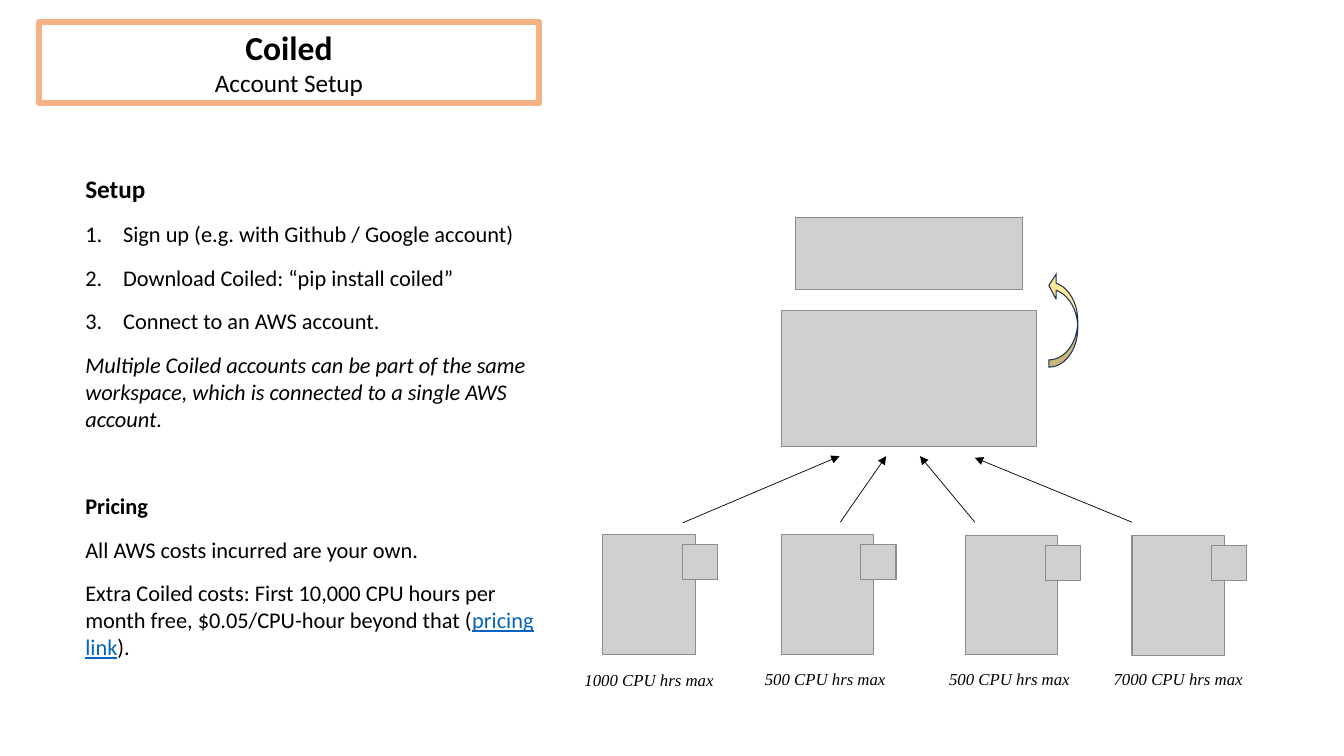
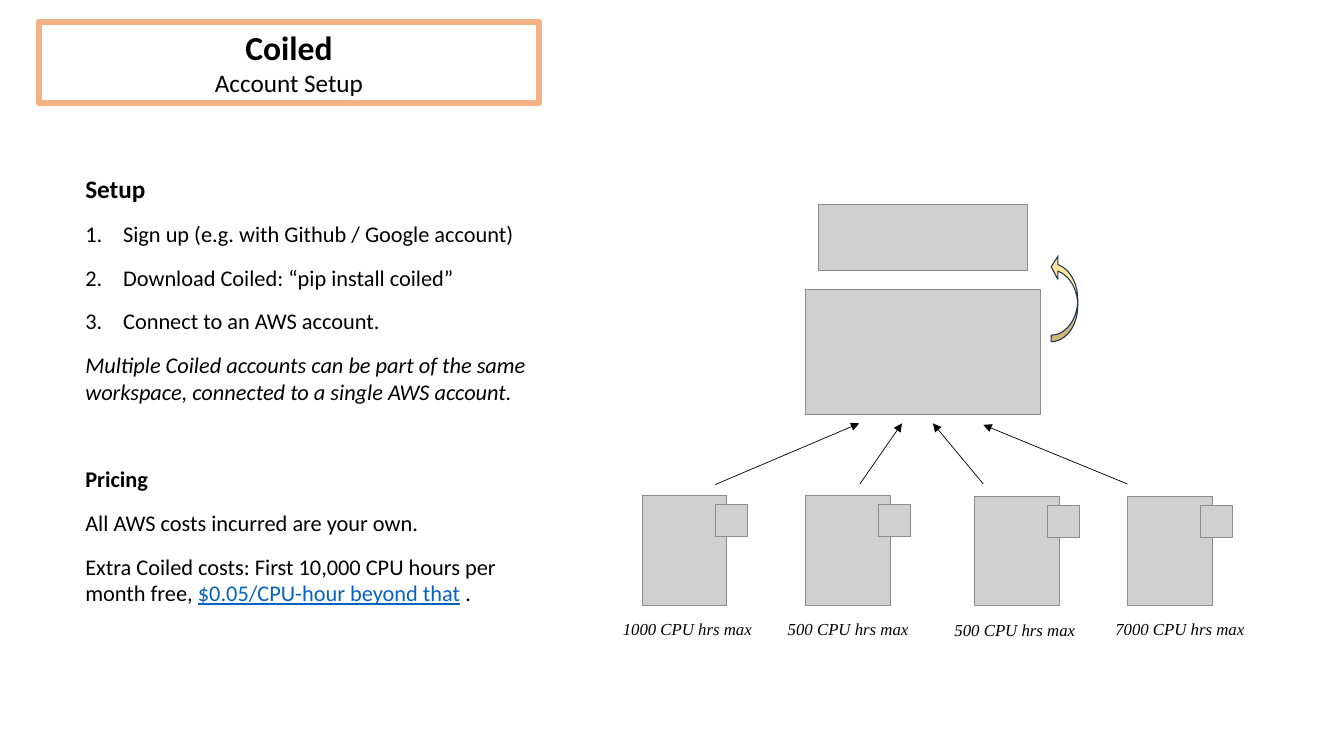
Before and after one commit to DeanHenze/cloud_earthdata, a slide deck: slide 15 of coiled/Coiled_presentation.pptx (slide 14 before the commit). Drawn at 1344x756 pixels with LibreOffice and Linux fonts; fonts in the diff are those of the drawing; grey boxes stand for pictures. Boxes give left, top, right and bottom in pixels: in the first picture for what was removed or moved away, otherwise in the second. Text is boxed around its words. In the diff, an @@ line names an element or a change of style, - is before the commit and + after.

```diff
--- a/coiled/Coiled_presentation.pptx
+++ b/coiled/Coiled_presentation.pptx
@@ picture: place and size @@
-picture at bbox=[796, 218, 1023, 290]
+picture at bbox=[819, 205, 1027, 271]
@@ curved down arrow: place and size @@
-curved down arrow at bbox=[1049, 273, 1078, 368]
+curved down arrow at bbox=[1052, 255, 1078, 342]
@@ picture: place and size @@
-picture at bbox=[781, 311, 1037, 447]
+picture at bbox=[806, 290, 1041, 415]
@@ text at bbox=[85, 357, 526, 404]: text changed @@
-Multiple Coiled accounts can be part of the same workspace, which is connected to a single AWS account.
+Multiple Coiled accounts can be part of the same workspace, connected to a single AWS account.
@@ arrow moved from (683, 523) - (840, 457) to (716, 485) - (859, 423) @@
@@ arrow moved from (841, 522) - (886, 457) to (860, 484) - (902, 423) @@
@@ arrow moved from (975, 522) - (921, 457) to (984, 484) - (934, 423) @@
@@ arrow moved from (1132, 522) - (975, 458) to (1128, 484) - (984, 425) @@
@@ picture: place and size @@
-picture at bbox=[603, 535, 696, 654]
+picture at bbox=[642, 496, 727, 606]
@@ picture: place and size @@
-picture at bbox=[683, 544, 718, 580]
+picture at bbox=[716, 505, 748, 537]
@@ picture: place and size @@
-picture at bbox=[781, 535, 874, 654]
+picture at bbox=[806, 496, 890, 606]
@@ picture: place and size @@
-picture at bbox=[861, 544, 896, 580]
+picture at bbox=[879, 505, 911, 537]
@@ picture: place and size @@
-picture at bbox=[966, 535, 1059, 654]
+picture at bbox=[975, 496, 1060, 605]
@@ picture: place and size @@
-picture at bbox=[1046, 545, 1081, 581]
+picture at bbox=[1049, 505, 1081, 537]
@@ picture: place and size @@
-picture at bbox=[1132, 535, 1225, 654]
+picture at bbox=[1128, 496, 1213, 606]
@@ picture: place and size @@
-picture at bbox=[1212, 545, 1247, 581]
+picture at bbox=[1201, 505, 1233, 537]
@@ text at bbox=[85, 559, 496, 605]: text changed @@
-Extra Coiled costs: First 10,000 CPU hours per month free, $0.05/CPU-hour beyond that (pricing link).
+Extra Coiled costs: First 10,000 CPU hours per month free, $0.05/CPU-hour beyond that .
@@ text "1000 CPU hrs max": place and size @@
-text "1000 CPU hrs max" at bbox=[584, 674, 714, 686]
+text "1000 CPU hrs max" at bbox=[623, 623, 752, 635]
@@ text "500 CPU hrs max": place and size @@
-text "500 CPU hrs max" at bbox=[765, 673, 885, 685]
+text "500 CPU hrs max" at bbox=[788, 623, 908, 635]
@@ text "500 CPU hrs max": place and size @@
-text "500 CPU hrs max" at bbox=[949, 673, 1070, 685]
+text "500 CPU hrs max" at bbox=[954, 624, 1075, 636]
@@ text "7000 CPU hrs max": place and size @@
-text "7000 CPU hrs max" at bbox=[1114, 673, 1243, 685]
+text "7000 CPU hrs max" at bbox=[1115, 623, 1244, 635]
```
Also in this commit, not shown: 20 other slides changed, 7 slides added, 9 slides removed, 3 other files.
